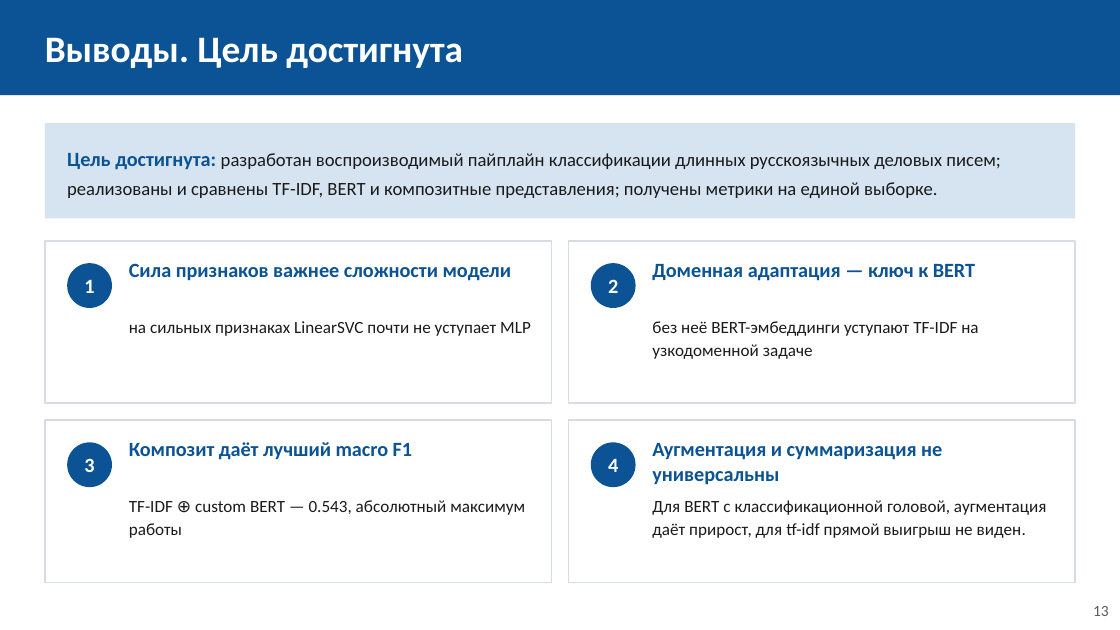
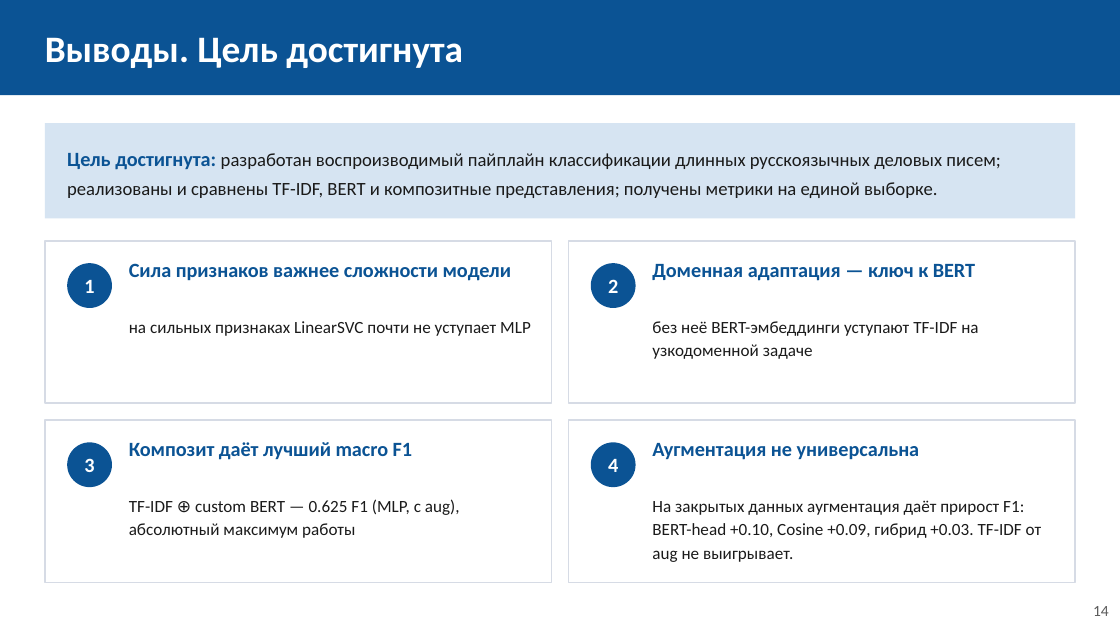
Before and after one commit to sevaTechoPark/mifi-vkr, a slide deck: slide 14 of defence/vkr_defense.pptx. Drawn at 1120x630 pixels with LibreOffice and Linux fonts; fonts in the diff are those of the drawing. Boxes give left, top, right and bottom in pixels: in the first picture for what was removed or moved away, otherwise in the second. Text is boxed around its words. In the diff, an @@ line names an element or a change of style, - is before the commit and + after.

```diff
--- a/defence/vkr_defense.pptx
+++ b/defence/vkr_defense.pptx
@@ text at [652,443,920,460]: text changed @@
-Аугментация и суммаризация не универсальны
+Аугментация не универсальна
@@ text at [129,499,460,538]: text changed @@
-TF-IDF ⊕ custom BERT — 0.543, абсолютный максимум работы
+TF-IDF ⊕ custom BERT — 0.625 F1 (MLP, с aug), абсолютный максимум работы
@@ text at [652,500,1042,562]: text changed @@
-Для BERT с классификационной головой, аугментация даёт прирост, для tf-idf прямой выигрыш не виден.
+На закрытых данных аугментация даёт прирост F1: BERT-head +0.10, Cosine +0.09, гибрид +0.03. TF-IDF от aug не выигрывает.
@@ text at [1093,606,1109,616]: text changed @@
-13
+14
```
Also in this commit, not shown: 10 other slides changed, 7 other files.
